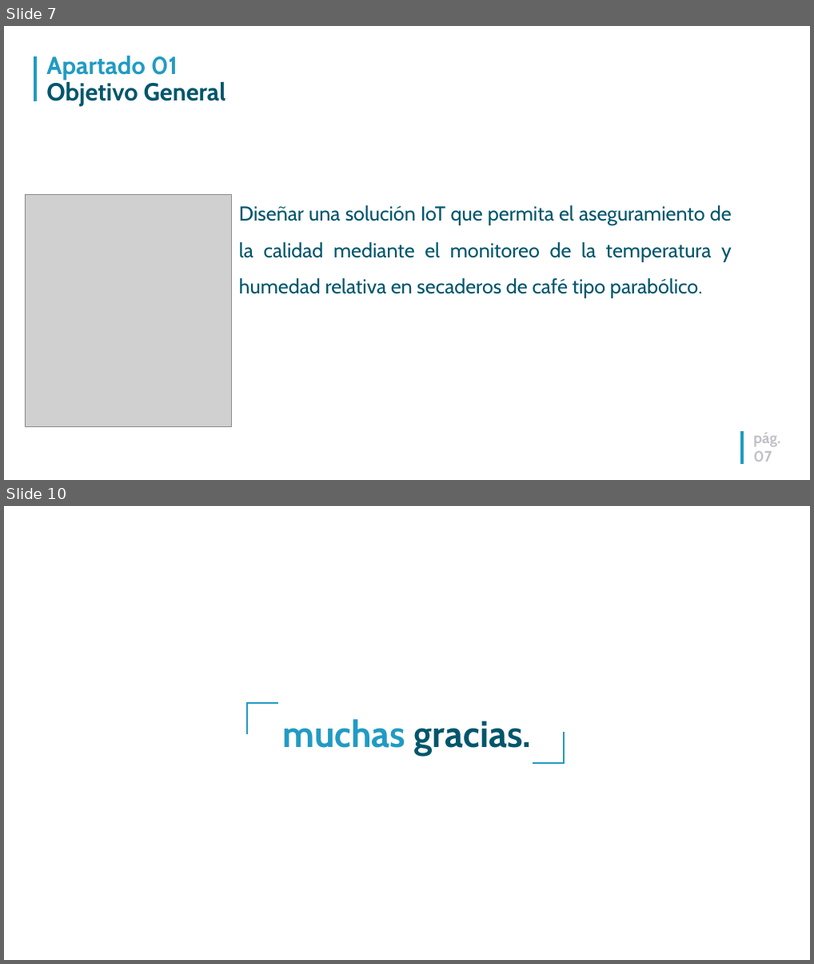
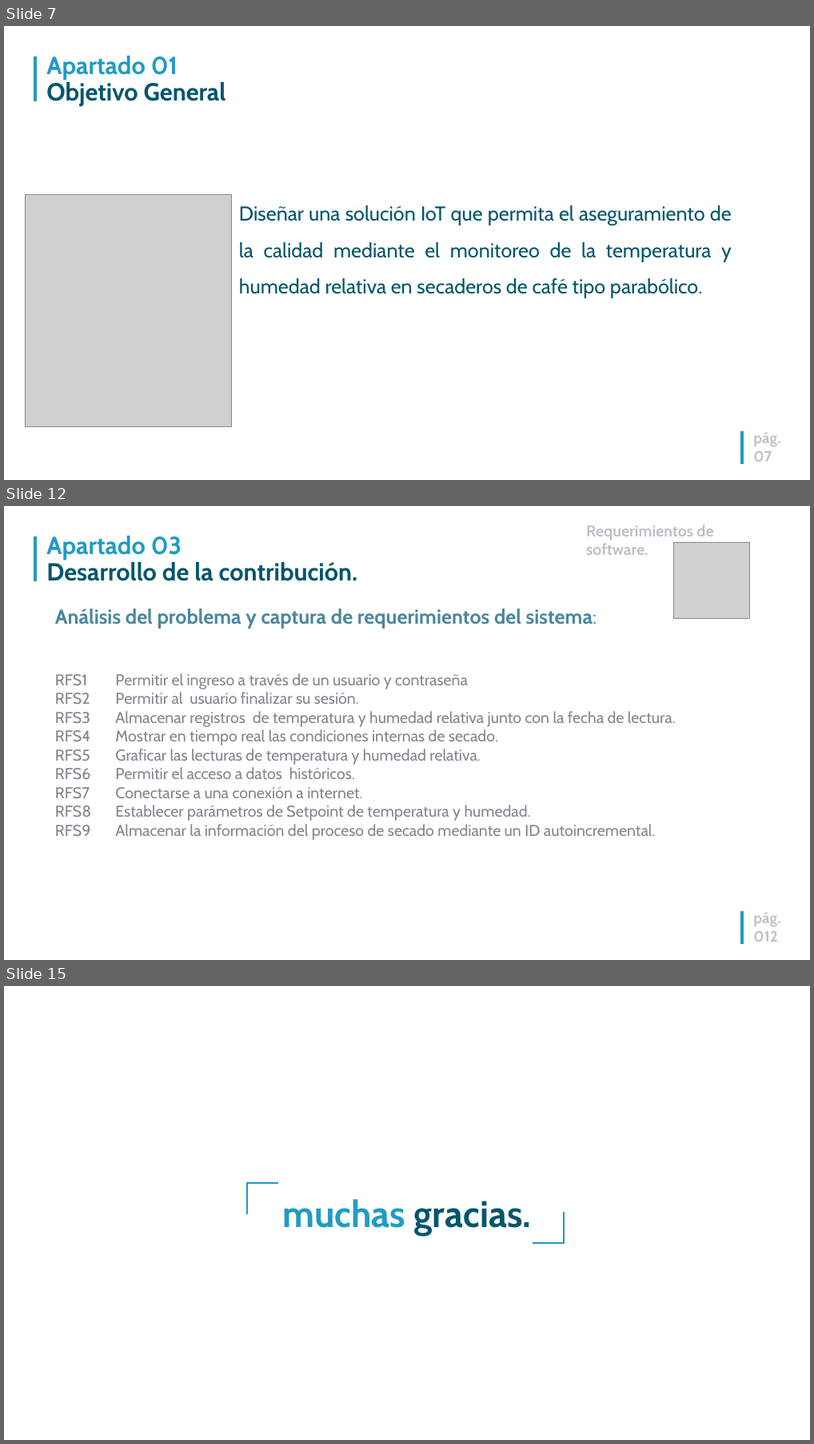
Before and after one commit to hjestrada/TFM_UNIR, a slide deck: DOCUMENTACION/DefensaTFM_Registro remoto de variables asociadas al proceso de secado de café basado en IoT.ppt. Shown one above the other, each under a label of ours: slides 7 and 10 before the commit, slides 7, 12 and 15 after it; the slides between them are not shown. The pictures are 814x964 and 814x1444 pixels, drawn with LibreOffice and Linux fonts; fonts in the diff are those of the drawing; grey boxes stand for pictures; background and template pictures are left out. Boxes give left, top, right and bottom in pixels: in the first picture for what was removed or moved away, otherwise in the second. Text is boxed around its words. In the diff, an @@ line names an element or a change of style, - is before the commit and + after.

```diff
--- a/DOCUMENTACION/DefensaTFM_Registro remoto de variables asociadas al proceso de secado de café basado en IoT.ppt
+++ b/DOCUMENTACION/DefensaTFM_Registro remoto de variables asociadas al proceso de secado de café basado en IoT.ppt
@@ slide 12 added at <box>4,506,810,960</box>, background #FFFFFF; not listed: 2 template elements that a slide beside it also shows @@
@@ text added at <box>586,524,714,555</box>, 28 pt, text #C0C0C8, bold @@
+Requerimientos de software.
@@ title added at <box>46,536,358,581</box>, 44 pt, text #00566C, bold @@
+Apartado 03
+Desarrollo de la contribución.
@@ picture added at <box>674,542,750,618</box> @@
@@ text added at <box>55,608,598,628</box>, 36 pt, text #4A879B, bold @@
+Análisis del problema y captura de requerimientos del sistema:
@@ text added at <box>55,673,676,840</box>, 28 pt, text #858591 @@
+RFS1 Permitir el ingreso a través de un usuario y contraseña
+RFS2 Permitir al usuario finalizar su sesión.
+RFS3 Almacenar registros de temperatura y humedad relativa junto con la fecha de lectura.
+RFS4 Mostrar en tiempo real las condiciones internas de secado.
+RFS5 Graficar las lecturas de temperatura y humedad relativa.
+RFS6 Permitir el acceso a datos históricos.
+RFS7 Conectarse a una conexión a internet.
+RFS8 Establecer parámetros de Setpoint de temperatura y humedad.
+RFS9 Almacenar la información del proceso de secado mediante un ID autoincremental.
@@ page number added at <box>754,912,781,941</box>, 27 pt, text #C0C0C8, bold @@
+pág.
+012
@@ what was slide 10 is now slide 15 @@
```
Also in this commit, not shown: 2 slides changed, 4 other slides added.
